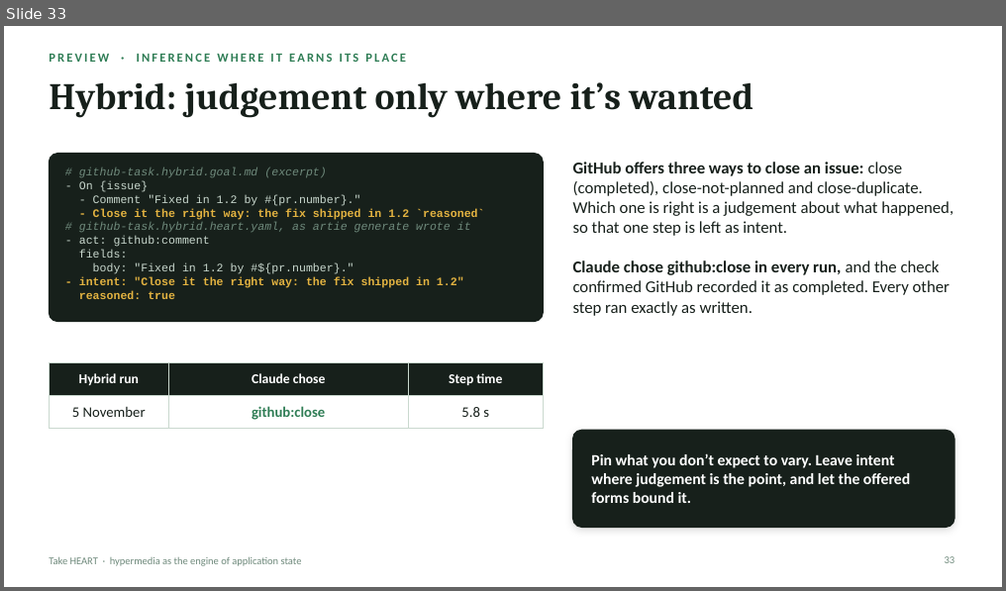
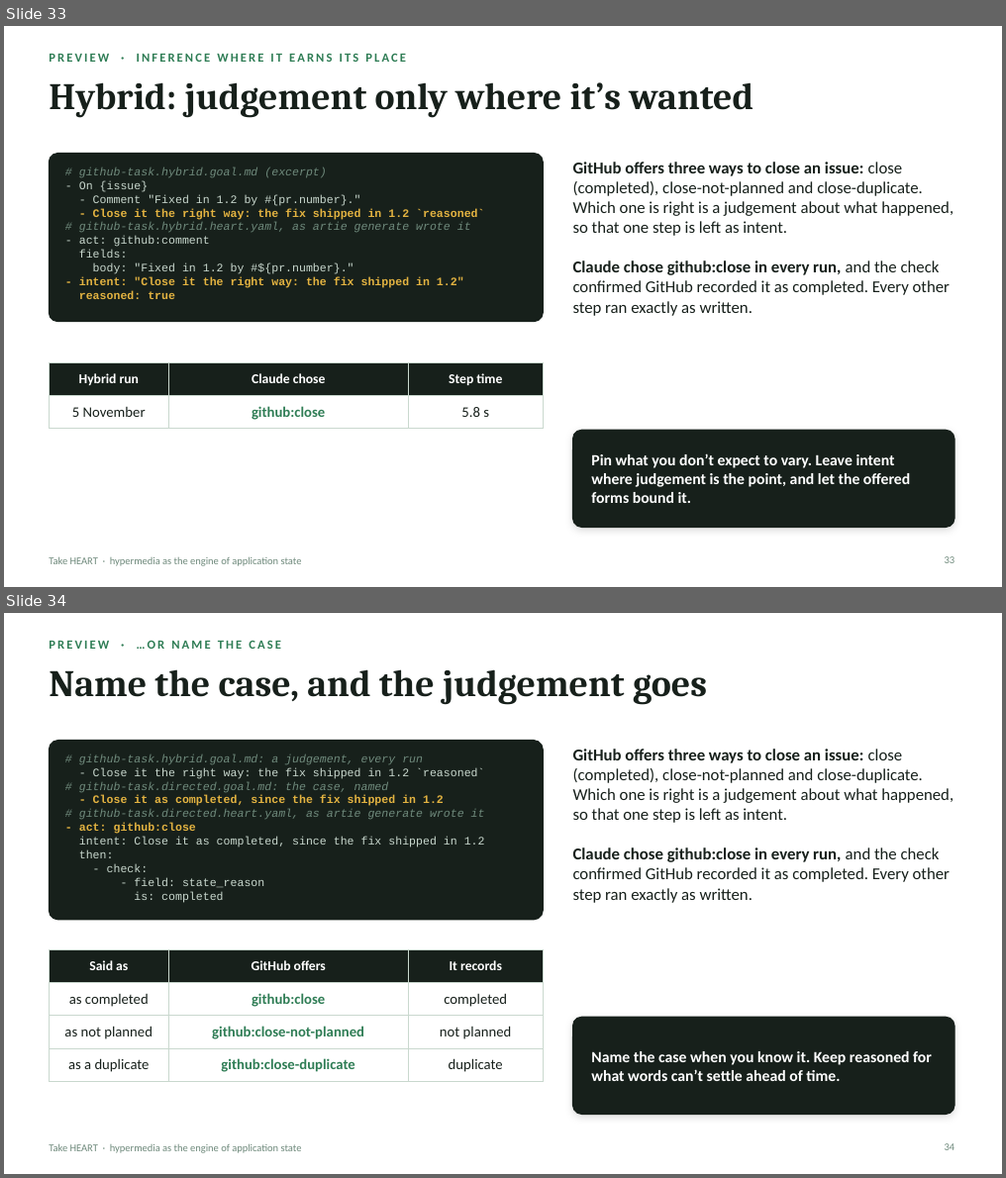
Before and after one commit to JogoShugh/heart-rise-artie, a slide deck: docs/decks/take-heart/Take_HEART_1_2.pptx. Shown one above the other, each under a label of ours: slide 33 before the commit, slides 33 and 34 after it. The pictures are 1006x591 and 1006x1178 pixels, drawn with LibreOffice and Linux fonts; fonts in the diff are those of the drawing. Boxes give left, top, right and bottom in pixels: in the first picture for what was removed or moved away, otherwise in the second. Text is boxed around its words. In the diff, an @@ line names an element or a change of style, - is before the commit and + after.

```diff
--- a/docs/decks/take-heart/Take_HEART_1_2.pptx
+++ b/docs/decks/take-heart/Take_HEART_1_2.pptx
@@ slide 34 added at (4, 613, 1002, 1174), background #FFFFFF; not listed: 1 template element that a slide beside it also shows @@
@@ text added at (49, 640, 281, 649), 12 pt, text #2F7D55, bold @@
+PREVIEW · …OR NAME THE CASE
@@ title added at (49, 669, 707, 705), 36 pt, text #17201B, bold @@
+Name the case, and the judgement goes
@@ rounded rectangle added at (49, 741, 543, 920), fill #17201B, outline #17201B 1 pt @@
@@ text added at (79, 755, 485, 903), 11 pt, text #6F8A7C @@
+# github-task.hybrid.goal.md: a judgement, every run
+- Close it the right way: the fix shipped in 1.2 `reasoned`
+# github-task.directed.goal.md: the case, named
+- Close it as completed, since the fix shipped in 1.2
+# github-task.directed.heart.yaml, as artie generate wrote it
+- act: github:close
+intent: Close it as completed, since the fix shipped in 1.2
+then:
+- check:
+- field: state_reason
+is: completed
@@ text added at (573, 749, 953, 903), 16 pt, text #17201B @@
+GitHub offers three ways to close an issue: close (completed), close-not-planned and close-duplicate. Which one is right is a judgement about what happened, so that one step is left as intent.
+Claude chose github:close in every run, and the check confirmed GitHub recorded it as completed. Every other step ran exactly as written.
@@ table added at (49, 950, 543, 1076), 4 rows, 3 columns @@
+Said as | GitHub offers | It records
+as completed | github:close | completed
+as not planned | github:close-not-planned | not planned
+as a duplicate | github:close-duplicate | duplicate
@@ rounded rectangle added at (573, 1017, 954, 1115), fill #17201B, outline #17201B 1 pt @@
@@ text added at (591, 1052, 932, 1081), 15 pt, text #FFFFFF, bold @@
+Name the case when you know it. Keep reasoned for what words can’t settle ahead of time.
@@ page number added at (944, 1144, 955, 1151), 10 pt, text #6F8A7C @@
+34
```
Also in this commit, not shown: 1 slide changed, 9 other files.
